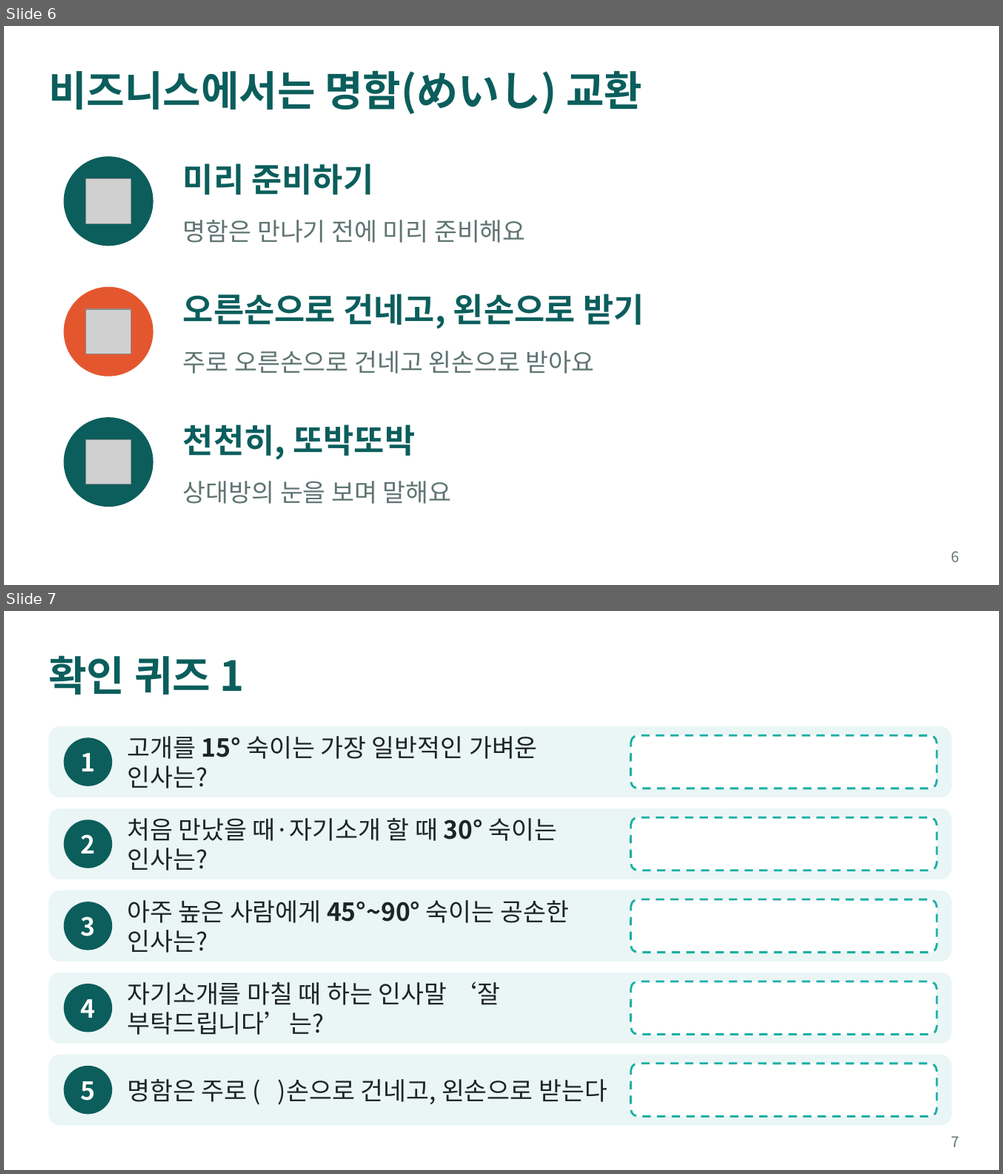
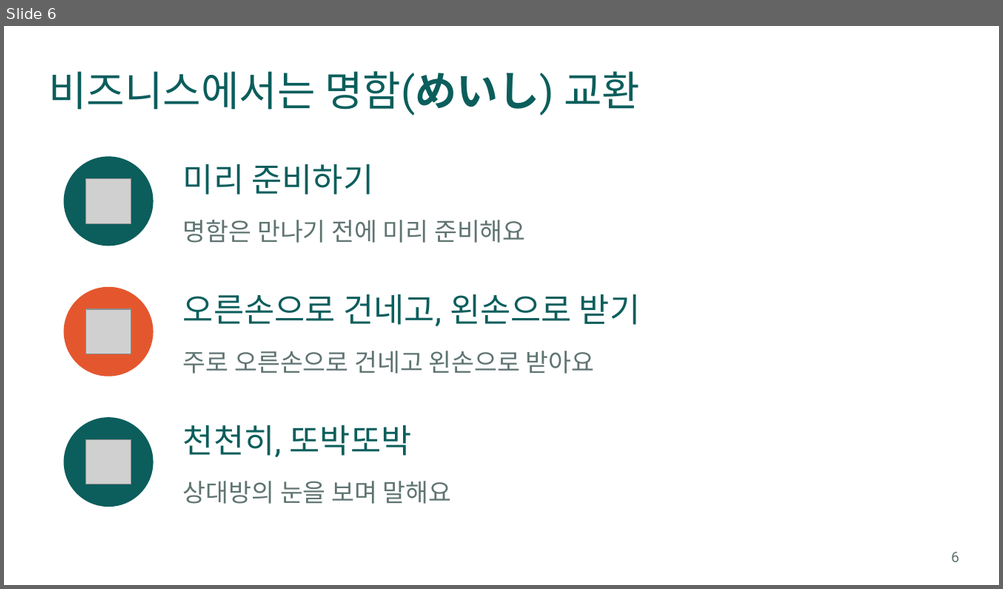
Before and after one commit to choeetururira/japanese, a slide deck: 일본문화광장_수업.pptx. Shown one above the other, each under a label of ours: slides 6 and 7 before the commit, slide 6 after it. The pictures are 1003x1174 and 1003x589 pixels, drawn with LibreOffice and Linux fonts; fonts in the diff are those of the drawing; grey boxes stand for pictures. Boxes give left, top, right and bottom in pixels: in the first picture for what was removed or moved away, otherwise in the second. Text is boxed around its words. In the diff, an @@ line names an element or a change of style, - is before the commit and + after.

```diff
--- a/일본문화광장_수업.pptx
+++ b/일본문화광장_수업.pptx
@@ slide 7 removed at bbox=[4, 611, 999, 1170], background #FFFFFF @@
@@ title removed at bbox=[48, 655, 244, 695] @@
-확인 퀴즈 1
@@ rounded rectangle removed at bbox=[48, 726, 951, 797] @@
@@ ellipse removed at bbox=[64, 738, 112, 786] @@
@@ text removed at bbox=[127, 736, 538, 789] @@
-고개를 15° 숙이는 가장 일반적인 가벼운 인사는?
@@ rounded rectangle removed at bbox=[631, 735, 936, 789] @@
@@ text removed at bbox=[80, 753, 95, 772] @@
-1
@@ rounded rectangle removed at bbox=[48, 809, 951, 880] @@
@@ ellipse removed at bbox=[64, 820, 112, 869] @@
@@ text removed at bbox=[127, 818, 558, 871] @@
-처음 만났을 때·자기소개 할 때 30° 숙이는 인사는?
@@ rounded rectangle removed at bbox=[631, 817, 936, 871] @@
@@ text removed at bbox=[80, 834, 95, 854] @@
-2
@@ rounded rectangle removed at bbox=[48, 891, 951, 962] @@
@@ ellipse removed at bbox=[64, 902, 112, 951] @@
@@ text removed at bbox=[80, 917, 95, 937] @@
-3
@@ text removed at bbox=[127, 900, 569, 953] @@
-아주 높은 사람에게 45°~90° 숙이는 공손한 인사는?
@@ rounded rectangle removed at bbox=[631, 900, 936, 953] @@
@@ rounded rectangle removed at bbox=[48, 973, 951, 1044] @@
@@ ellipse removed at bbox=[64, 984, 112, 1033] @@
@@ text removed at bbox=[127, 982, 501, 1035] @@
-자기소개를 마칠 때 하는 인사말 ‘잘 부탁드립니다’는?
@@ rounded rectangle removed at bbox=[631, 982, 936, 1035] @@
@@ text removed at bbox=[80, 999, 95, 1018] @@
-4
@@ rounded rectangle removed at bbox=[48, 1055, 951, 1126] @@
@@ ellipse removed at bbox=[64, 1066, 112, 1115] @@
@@ rounded rectangle removed at bbox=[631, 1064, 936, 1117] @@
@@ text removed at bbox=[80, 1082, 95, 1101] @@
-5
@@ text removed at bbox=[127, 1079, 607, 1105] @@
-명함은 주로 ( )손으로 건네고, 왼손으로 받는다
@@ page number removed at bbox=[950, 1136, 959, 1147] @@
-7
@@ slide 6 changed as well @@
@@ title "비즈니스에서는 명함(めいし) 교환" at bbox=[48, 71, 640, 116]: font Noto Sans CJK KR to Roboto, bold off in "비즈니스에서는 명함(めいし) 교환" @@
@@ font Noto Sans CJK KR to Roboto, bold off in 3 elements at bbox=[183, 164, 373, 195], bbox=[183, 295, 640, 326], bbox=[183, 426, 412, 457] @@
```
Also in this commit, not shown: 22 other slides changed, 3 other slides removed, 1 other file.
